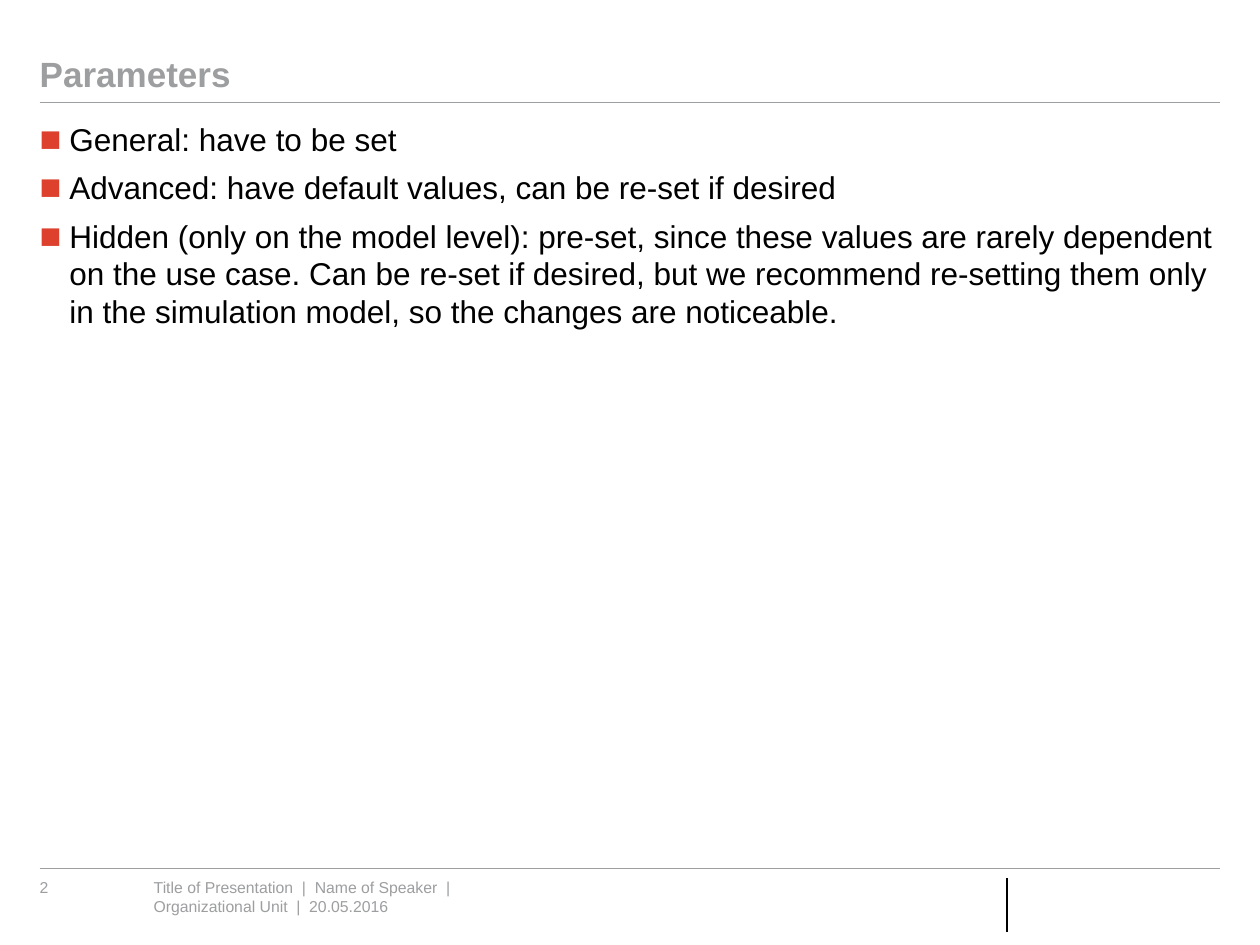
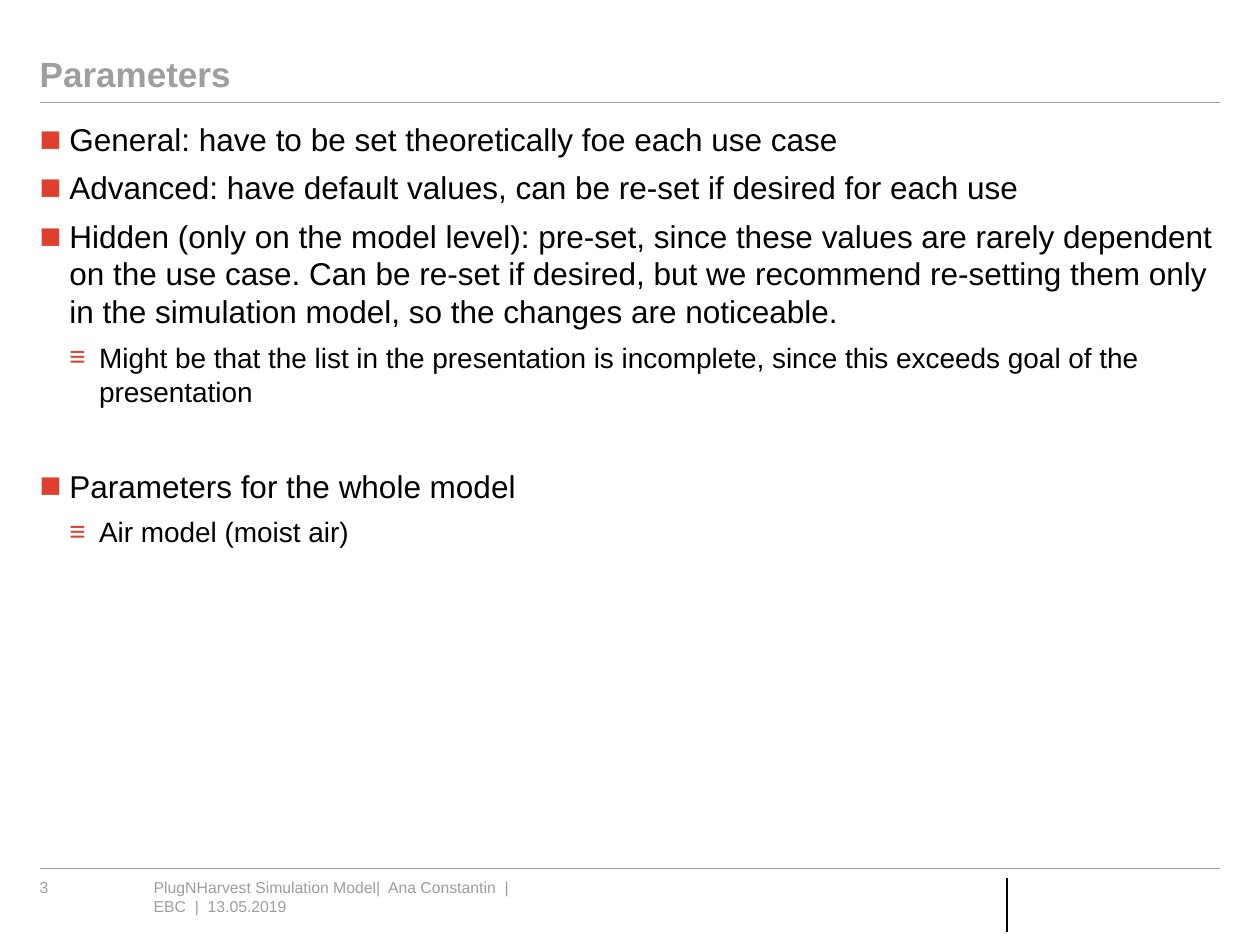
Before and after one commit to RWTH-EBC/AixLib, a slide deck: slide 3 of AixLib/Resources/PlugNHarvest/Presentation PlugNHarvest Model.pptx (slide 2 before the commit). Drawn at 1260x945 pixels with LibreOffice and Linux fonts; fonts in the diff are those of the drawing; background and template pictures are left out. Boxes give left, top, right and bottom in pixels: in the first picture for what was removed or moved away, otherwise in the second. Text is boxed around its words. In the diff, an @@ line names an element or a change of style, - is before the commit and + after.

Commit message:
Newest version of the Presentation PlugNHarvest Model.pptx

```diff
--- a/AixLib/Resources/PlugNHarvest/Presentation PlugNHarvest Model.pptx
+++ b/AixLib/Resources/PlugNHarvest/Presentation PlugNHarvest Model.pptx
@@ text at [69,128,1018,203]: text changed @@
-■ General: have to be set
-■ Advanced: have default values, can be re-set if desired
+■ General: have to be set theoretically foe each use case
+■ Advanced: have default values, can be re-set if desired for each use
@@ text at [69,347,1138,548]: paragraphs added @@
+  ≡ Might be that the list in the presentation is incomplete, since this exceeds goal of the presentation
+■ Parameters for the whole model
+  ≡ Air model (moist air)
@@ page number at [40,882,49,893]: text changed @@
-2
+3
@@ text at [154,881,495,912]: text changed @@
-Title of Presentation | Name of Speaker | Organizational Unit | 20.05.2016
+PlugNHarvest Simulation Model| Ana Constantin | EBC | 13.05.2019
```
Also in this commit, not shown: 16 other slides changed, 5 slides added, 1 slide removed.
